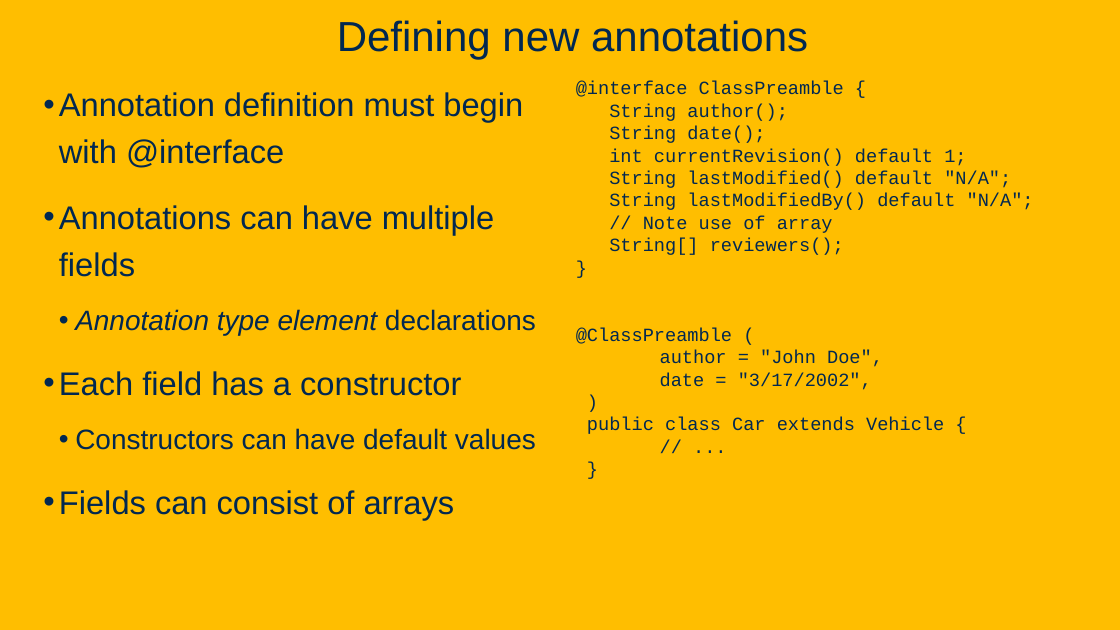
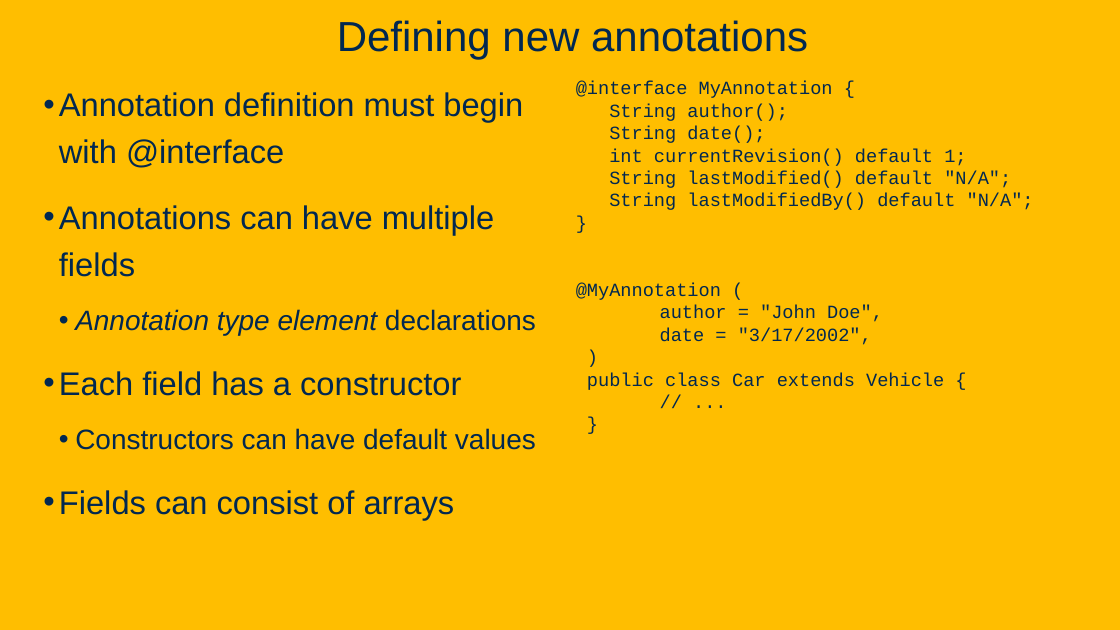
Before and after one commit to davsec-teaching/ECS160-Winter2025, a slide deck: slide 35 of slides/5_annotations_and_reflection.pptx (slide 24 before the commit). Drawn at 1120x630 pixels with LibreOffice and Linux fonts; fonts in the diff are those of the drawing; background and template pictures are left out. Boxes give left, top, right and bottom in pixels: in the first picture for what was removed or moved away, otherwise in the second. Text is boxed around its words. In the diff, an @@ line names an element or a change of style, - is before the commit and + after.

Commit message:
Updated reflection and annotations slides

```diff
--- a/slides/5_annotations_and_reflection.pptx
+++ b/slides/5_annotations_and_reflection.pptx
@@ text at bbox=[576, 81, 833, 98]: text changed @@
-@interface ClassPreamble {
+@interface MyAnnotation {
@@ text at bbox=[609, 216, 844, 255]: paragraphs removed @@
-// Note use of array
-String[] reviewers();
@@ text at bbox=[576, 283, 883, 345]: text changed @@
-@ClassPreamble (
-author = "John Doe",
-date = "3/17/2002",
-)
+@MyAnnotation (
+author = "John Doe",
+date = "3/17/2002",
+)
```
Also in this commit, not shown: 7 other slides changed, 15 slides added, 4 slides removed.
